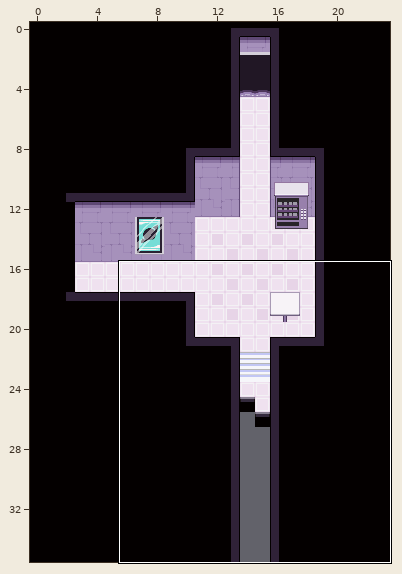
Tiled map, stored at bacon/res/maps/sector1/elbow.tmx. The first picture is a wide view before the edit; the outline marks the close-up.
Close-up. As it was:
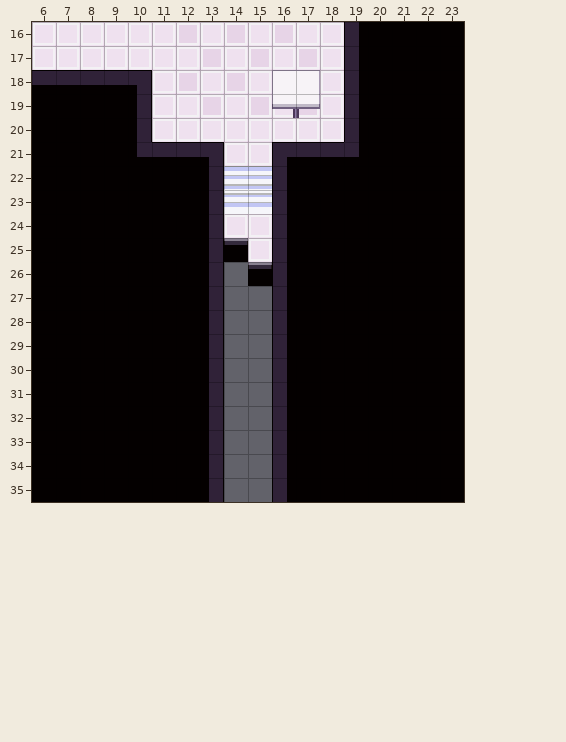
Cells are 16x16 px. Shown: x 6..23, y 16..35. The commit also changed other parts of the map, which this record leaves out.
New version:
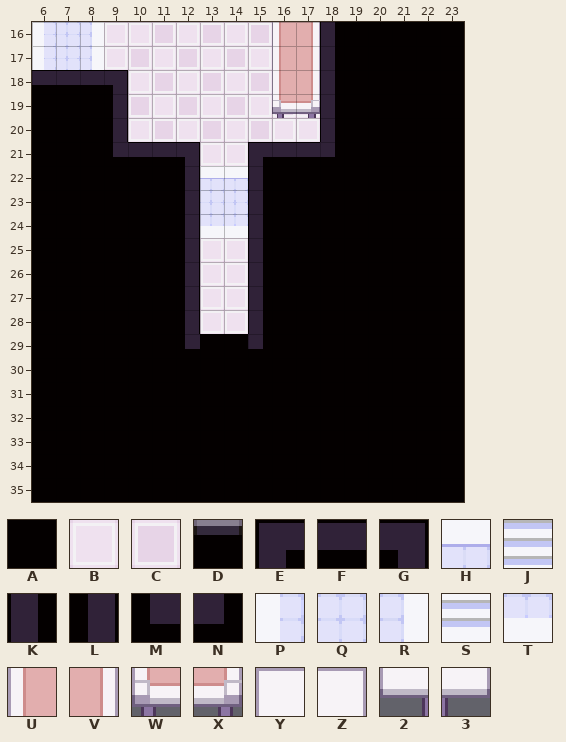
Key: from "artificial": A 0, B 1, C 2, D 3, E 18, F 19, G 20, H 24, J 31, K 36, L 38, M 39, N 40, P 41, Q 42, R 43, S 49, T 60, U 159, V 161, W 177, X 179, Y 195, Z 196, 2 213, 3 214.
_ is an empty cell.
The exact change:
Layer "Artificial Lower Chip":
Tile B gives way to one hidden under a higher layer in row 16 at x 17; in row 17 at x 16.
Tile C gives way to one hidden under a higher layer in row 16 at x 16; in row 17 at x 17.
The author changed tile K to tile A in rows 16 to 20 at x 19; in rows 22 to 35 at x 16.
The author changed tile L to tile A in rows 29 to 35 at x 13.
The author changed tile N to tile A in row 21 at x 19.
Tile A now appears in row 29 at x 14; in rows 30 to 35 at x 14 to 15.
The author changed tile C to tile B in row 19 at x 17.
The author changed tile D to tile B in row 25 at x 14.
The author changed tile G to tile B in row 18 at x 10; in row 21 at x 13.
The author changed tile L to tile B in row 20 at x 10; in rows 25 to 28 at x 13.
Tile B now appears in rows 26 to 28 at x 14.
The author changed tile B to tile C in row 19 at x 16.
The author changed tile L to tile C in row 19 at x 10.
The author changed tile B to tile E in row 21 at x 15.
The author changed tile E to tile F in row 21 at x 16.
The author changed tile M to tile F in row 21 at x 10.
The author changed tile F to tile G in row 18 at x 9; in row 21 at x 12.
The author changed tile J to tile H in row 22 at x 14.
The author changed tile L to tile H in row 22 at x 13.
The author changed tile B to tile K in rows 16 to 20 at x 18; in rows 24 to 25 at x 15.
The author changed tile D to tile K in row 26 at x 15.
The author changed tile J to tile K in row 22 at x 15.
The author changed tile S to tile K in row 23 at x 15.
Tile K now appears in rows 27 to 28 at x 15.
The author changed tile A to tile L in rows 19 to 20 at x 9; in rows 22 to 28 at x 12.
The author changed tile A to tile M in row 21 at x 9; in row 29 at x 12.
The author changed tile F to tile N in row 21 at x 18.
Tile N now appears in row 29 at x 15.
The author changed tile B to tile P in rows 16 to 17 at x 6.
The author changed tile B to tile Q in rows 16 to 17 at x 7.
The author changed tile L to tile Q in row 23 at x 13.
The author changed tile S to tile Q in row 23 at x 14.
The author changed tile B to tile R in rows 16 to 17 at x 8.
The author changed tile B to tile T in row 24 at x 14.
The author changed tile L to tile T in row 24 at x 13.
Layer "Artificial Upper Chip":
The author changed tile Y to tile U in row 18 at x 16.
Tile U now appears in rows 16 to 17 at x 16.
The author changed tile Z to tile V in row 18 at x 17.
Tile V now appears in rows 16 to 17 at x 17.
The author changed tile 2 to tile W in row 19 at x 16.
The author changed tile 3 to tile X in row 19 at x 17.
Boxes around the changes in both close-ups, in picture pixels (x1, y1, x2, y2):
changed: (32, 22, 152, 157)
changed: (179, 22, 359, 502)
